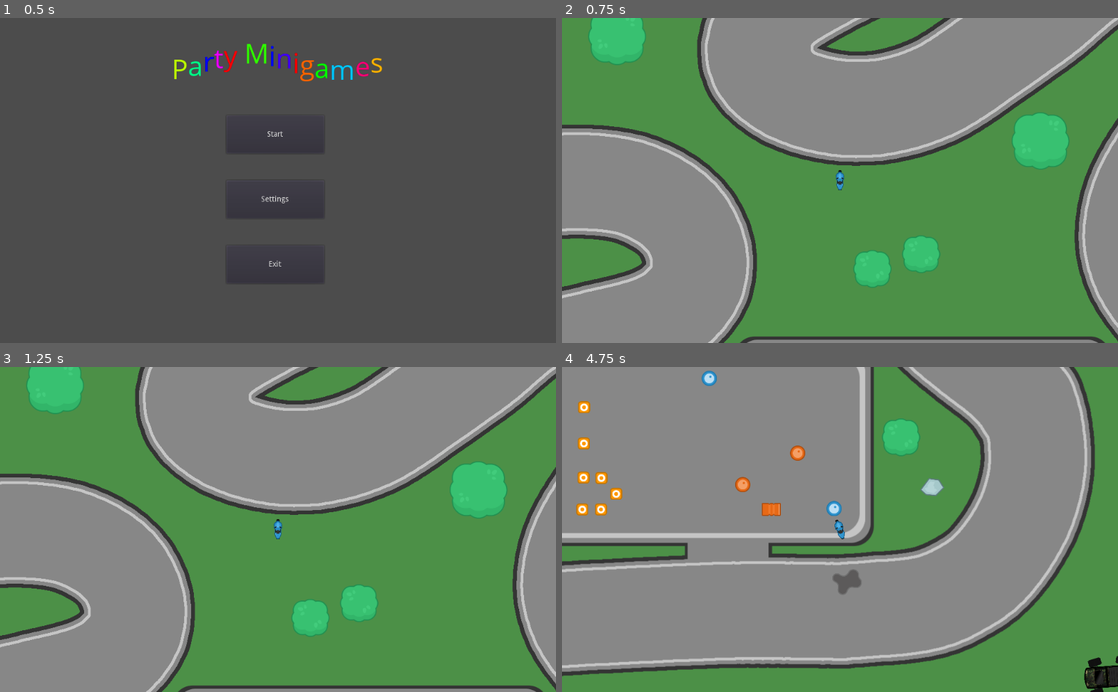
Above: before the commit, frames 1-4 (two rows, left to right).
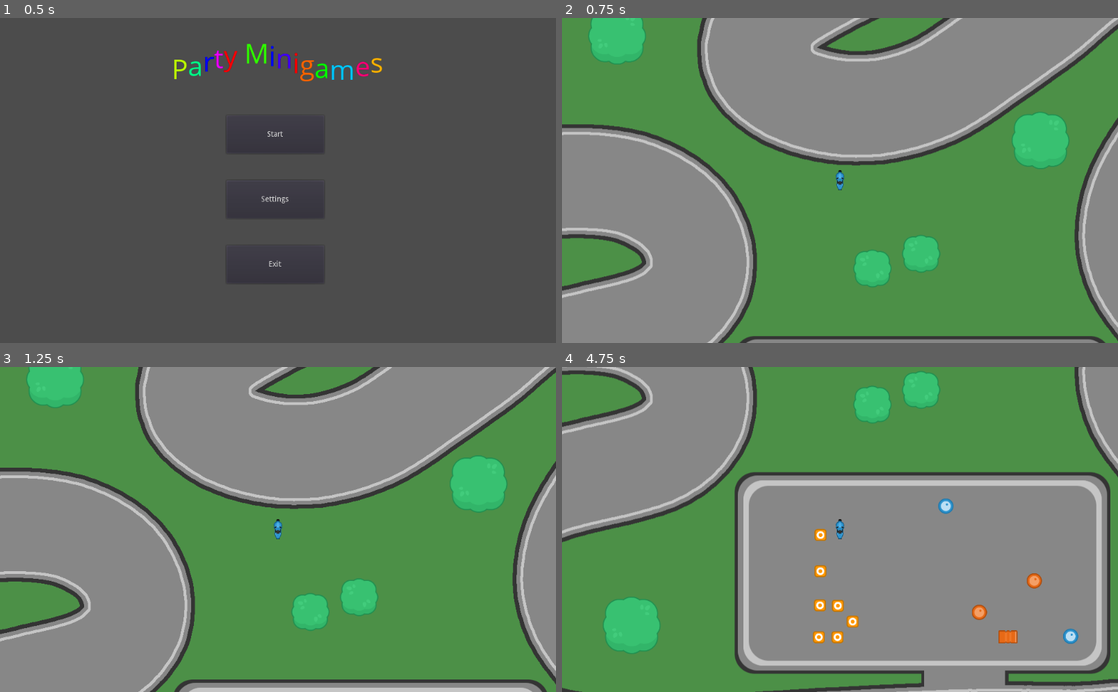
Above: after the commit, the same moments.

Repository: legalian/307
Game: Godot game, scene res://Main.tscn
Two runs of this game, one before a commit and one after it. Both use one fixed random seed, a clock stepped at 60 frames per second and the inputs below.
Inputs:
- Up to frame 1 (0.5 s): no input
- Up to frame 2 (0.75 s): click "Start" at 0.5 s
- Up to frame 3 (1.25 s): no input
- Up to frame 4 (4.75 s): hold D (steer_right, bound only before the commit) 1.28-2.03 s; hold S (decelerate, bound only before the commit) 1.28-2.03 s; hold A (steer_left, bound only before the commit) 2.03-2.78 s; tap S (decelerate, bound only before the commit) at 2.1, 3.6 s; hold D (steer_right, bound only before the commit) 2.78-3.53 s; hold S (decelerate, bound only before the commit) 2.78-3.53 s; hold W (accelerate, bound only before the commit) 3.53-4.28 s; hold A (steer_left, bound only before the commit) from 4.28 s (still down); hold S (decelerate, bound only before the commit) from 4.28 s (still down)

Frame 1 is identical in both runs. In frame 2, 1.6% of the frame differs, in the area x 0-100%, y 0-100%; in frame 3, 14%; in frame 4, 58%.

Commit message:
Update project.godot

Diff:
--- a/project.godot
+++ b/project.godot
@@ -19,42 +19,14 @@
 run/main_scene="res://Main.tscn"
 config/icon="res://icon.png"
 
+[autoload]
+
+configuration="*res://scriptes/singleton/configuration.gd"
+
 [gdnative]
 
 singletons=[  ]
 
-[input]
-
-accelerate={
-"deadzone": 0.5,
-"events": [ Object(InputEventKey,"resource_local_to_scene":false,"resource_name":"","device":0,"alt":false,"shift":false,"control":false,"meta":false,"command":false,"pressed":false,"scancode":87,"unicode":0,"echo":false,"script":null)
- ]
-}
-steer_right={
-"deadzone": 0.5,
-"events": [ Object(InputEventKey,"resource_local_to_scene":false,"resource_name":"","device":0,"alt":false,"shift":false,"control":false,"meta":false,"command":false,"pressed":false,"scancode":68,"unicode":0,"echo":false,"script":null)
- ]
-}
-steer_left={
-"deadzone": 0.5,
-"events": [ Object(InputEventKey,"resource_local_to_scene":false,"resource_name":"","device":0,"alt":false,"shift":false,"control":false,"meta":false,"command":false,"pressed":false,"scancode":65,"unicode":0,"echo":false,"script":null)
- ]
-}
-decelerate={
-"deadzone": 0.5,
-"events": [ Object(InputEventKey,"resource_local_to_scene":false,"resource_name":"","device":0,"alt":false,"shift":false,"control":false,"meta":false,"command":false,"pressed":false,"scancode":83,"unicode":0,"echo":false,"script":null)
- ]
-}
-handbrake={
-"deadzone": 0.5,
-"events": [ Object(InputEventKey,"resource_local_to_scene":false,"resource_name":"","device":0,"alt":false,"shift":false,"control":false,"meta":false,"command":false,"pressed":false,"scancode":32,"unicode":0,"echo":false,"script":null)
- ]
-}
-
-[physics]
-
-2d/default_gravity=0
-
 [rendering]
 
 environment/default_environment="res://default_env.tres"
